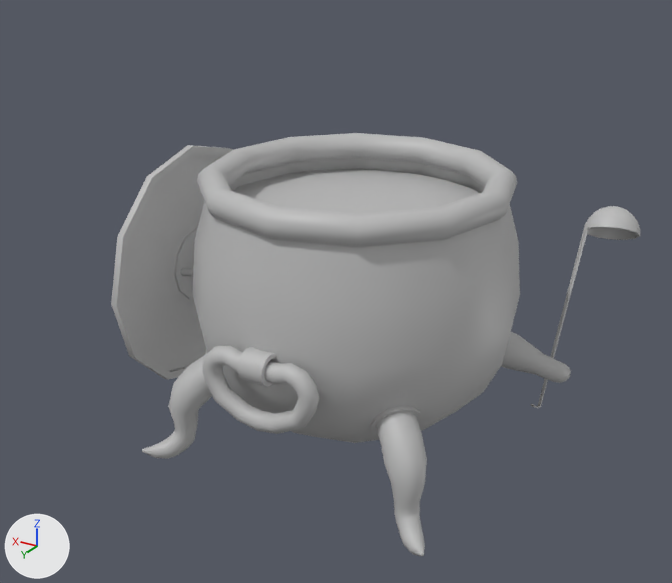
The FBX model Assets/Model/Pedine_magia/Calderone_magico.fbx as it was, and as the next commit left it.
Before and after are seen from a 50 mm camera at (-4.25, 7.97, 3.92) aimed at (0.52, 0.03, -0.05). The axes (+X, +Y, +Z) are drawn at lower left. The lights are the same throughout. Where no turn or scale is listed for an object, it has been applied to the vertices.

The first picture shows 'calderone'.
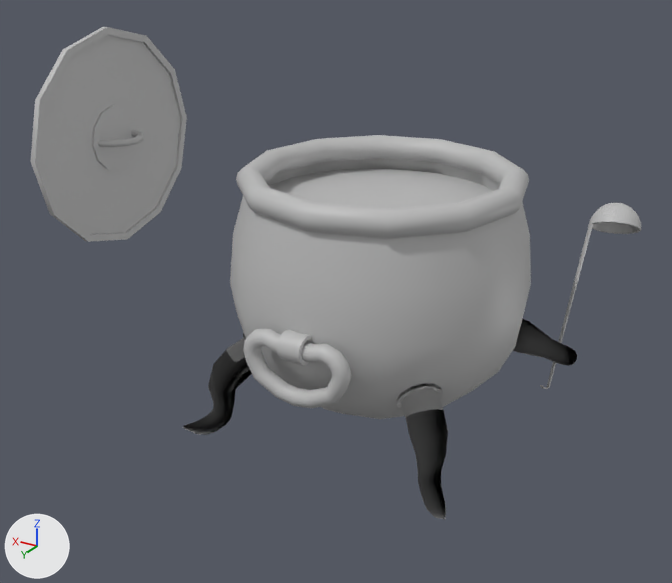
Changed parts and their boxes [x1, y1, x2, y2] in the pictures (672 x 583 px; the box of a moved part takes in the faces that stretch with it):
'calderone', reshaped (26% narrower, 9% shorter): before [111, 133, 640, 556]; after [184, 135, 577, 519]
'Copercho', added: after [31, 27, 187, 242]
'Cucchiaio', added: after [540, 203, 641, 389]
part 1 of me_mesh, moved or reshaped: before [193, 201, 520, 443]; after [230, 196, 531, 419]
part 2 of me_mesh, added: after [236, 135, 529, 239]
part 3 of me_mesh, moved or reshaped: before [230, 158, 485, 193]; after [267, 158, 500, 191]
part 4 of me_mesh, moved or reshaped: before [234, 169, 479, 214]; after [269, 169, 492, 209]
part 5 of me_mesh, moved or reshaped: before [202, 346, 320, 434]; after [243, 329, 352, 408]
part 6 of me_mesh, moved or reshaped: before [237, 347, 276, 387]; after [277, 329, 311, 365]
part 7 of me_mesh, moved or reshaped: before [501, 332, 571, 383]; after [513, 319, 577, 366]
part 8 of me_mesh, moved or reshaped: before [370, 406, 427, 556]; after [396, 383, 448, 519]
part 9 of me_mesh, moved or reshaped: before [142, 350, 212, 459]; after [184, 333, 252, 435]
part 10 of me_mesh, deleted: before [531, 206, 640, 408]
part 11 of me_mesh, deleted: before [197, 133, 517, 247]
part 12 of me_mesh, deleted: before [111, 145, 233, 380]
part 13 of me_mesh, deleted: before [180, 268, 193, 277]

The change, as a diff of the scene's bpy script:
```diff
--- a/Assets/Model/Pedine_magia/Calderone_magico.fbx.py
+++ b/Assets/Model/Pedine_magia/Calderone_magico.fbx.py
@@ me_mesh @@
 me_mesh.from_pydata(...)  # 1939 vertices, 1921 faces; spans x -2.15..2.15, y -2.25..2.25, z -1.48..1.48
+# me_mesh part 1: the loose piece of 97 vertices spanning x -1.6..1.73, y -1.27..2.06, z -1.28..1.29 is scaled about its middle by 0.946, then moved by (-0.07, -0.4, 0.0)
+# me_mesh part 2: a new loose piece, a torus around z (ring radius 1.33, tube radius 0.13) spanning x -1.47..1.47, y -1.47..1.47, z 1.13..1.4, in mat_m_calderone (grey #bcbcbc)
+# me_mesh part 3: the loose piece of 97 vertices spanning x -1.51..1.64, y -1.18..1.98, z -1.19..1.25 is scaled about its middle by 0.946, then moved by (0.0, -0.4, 0.0)
+# me_mesh part 4: the loose piece of 61 vertices spanning x -1.33..1.47, y -0.97..1.83, z 1.08 is scaled about its middle by (0.946, 0.946, 0.654), then moved by (-0.07, -0.4, -0.06), in mat_m_pozione (grey #bcbcbc)
+# me_mesh part 5: the loose piece of 216 vertices spanning x -0.55..0.68, y 2.02..2.2, z -0.54..0.21 is scaled about its middle by 0.946, then moved by (-0.07, -0.49, 0.01)
+# me_mesh part 6: the loose piece of 48 vertices spanning x -0.06..0.19, y 1.95..2.25, z -0.06..0.24 is scaled about its middle by 0.946, then moved by (-0.07, -0.49, 0.0)
+# me_mesh part 7: the loose piece of 157 vertices spanning x -1.82..-0.64, y -1.24..-0.3, z -1.06..-0.22 is scaled about its middle by 0.946, then moved by (0.0, -0.34, 0.03)
+# me_mesh part 8: the loose piece of 157 vertices spanning x -1.54..-0.64, y 1.1..2.01, z -1.48..-0.22 is scaled about its middle by 0.946, then moved by (0.0, -0.46, 0.05)
+# me_mesh part 9: the loose piece of 157 vertices spanning x 0.77..1.67, y 1.1..2.01, z -1.48..-0.22 is scaled about its middle by 0.946, then moved by (-0.13, -0.46, 0.05)
+# me_mesh part 10: the loose piece of 170 vertices spanning x -2.15..-1.48, y -2.25..-0.68, z -1.3..0.75 is deleted
+# me_mesh part 11: the loose piece of 144 vertices spanning x -1.48..1.61, y -1.15..1.95, z 1.2..1.48 is deleted
+# me_mesh part 12: the loose piece of 86 vertices spanning x 2.07..2.15, y -0.94..1.74, z -1.26..1.43 is deleted
+# me_mesh part 13: the loose piece of 84 vertices spanning x 1.75..2.09, y 0.06..0.74, z 0.04..0.13 is deleted
 me_mesh.materials.append(mat_m_calderone)
+me_mesh.materials.append(mat_m_pozione)  # grey #bcbcbc
@@ ob_copercho @@
+ob_copercho = bpy.data.objects.new('Copercho', me_mesh_001)  # 170 vertices, 168 faces; spans x 1.6..1.97, y -1.27..1.27, z -1.19..1.35; in mat_m_calderone (grey #bcbcbc)
+ob_copercho.location = (1.64, 0.0, 1.16)
@@ ob_cucchiaio @@
+ob_cucchiaio = bpy.data.objects.new('Cucchiaio', me_mesh_1)  # 170 vertices, 180 faces; spans x -2.09..-1.46, y -2.5..-1.02, z -1.23..0.7; in mat_m_cucchiaio (grey #bcbcbc)
+ob_cucchiaio.location = (0.0, 0.0, 0.0)
```
